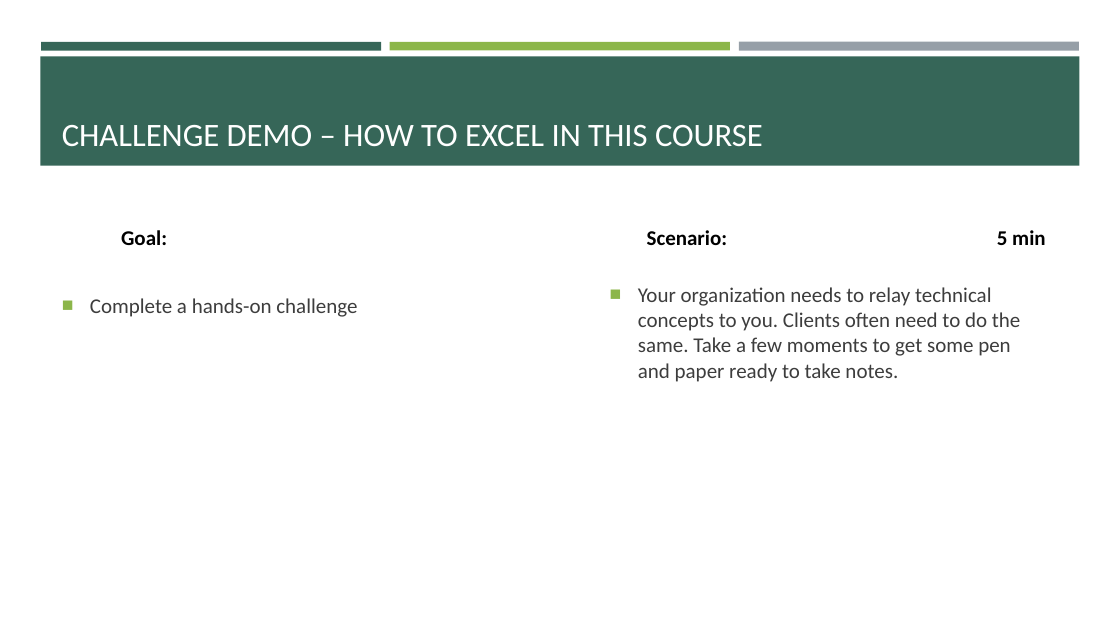
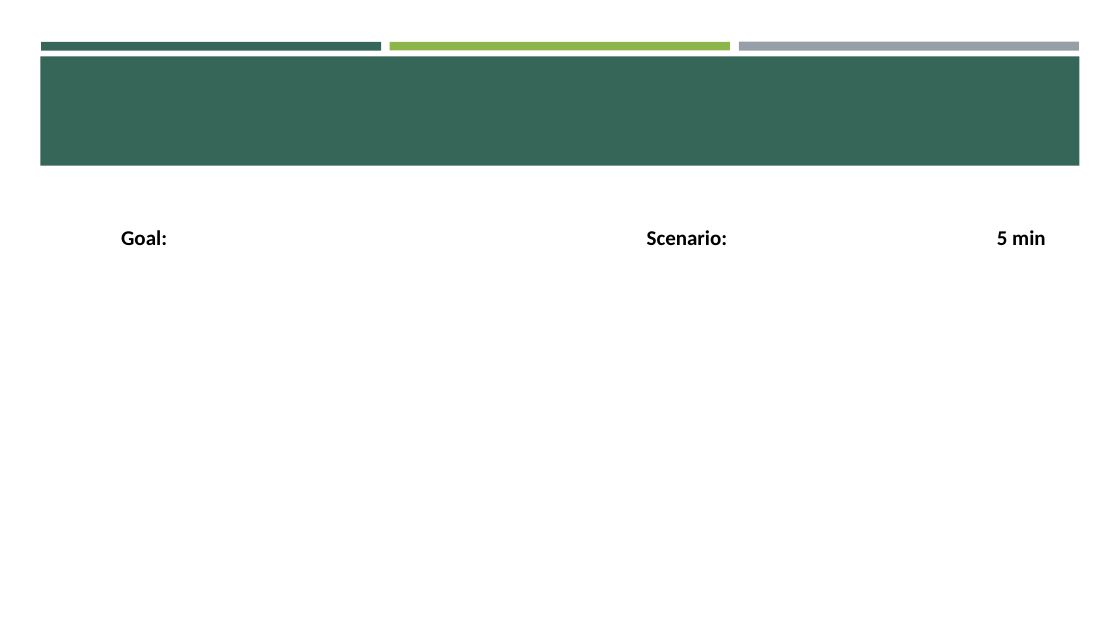
Before and after one commit to e-m-wilson/data_engineering, a slide deck: slide 6 of spark/Syllabus.pptx. Drawn at 1120x630 pixels with LibreOffice and Linux fonts; fonts in the diff are those of the drawing. Boxes give left, top, right and bottom in pixels: in the first picture for what was removed or moved away, otherwise in the second. Text is boxed around its words. In the diff, an @@ line names an element or a change of style, - is before the commit and + after.

```diff
--- a/spark/Syllabus.pptx
+++ b/spark/Syllabus.pptx
@@ title removed at <box>62,125,763,146</box> @@
-CHALLENGE DEMO – HOW TO EXCEL IN THIS COURSE
@@ text removed at <box>90,298,357,317</box> @@
-■ Complete a hands-on challenge
@@ text removed at <box>638,287,1020,382</box> @@
-■ Your organization needs to relay technical concepts to you. Clients often need to do the same. Take a few moments to get some pen and paper ready to take notes.
```
Also in this commit, not shown: 2 other slides changed, 3 slides added, 3 slides removed, 8 other files.
